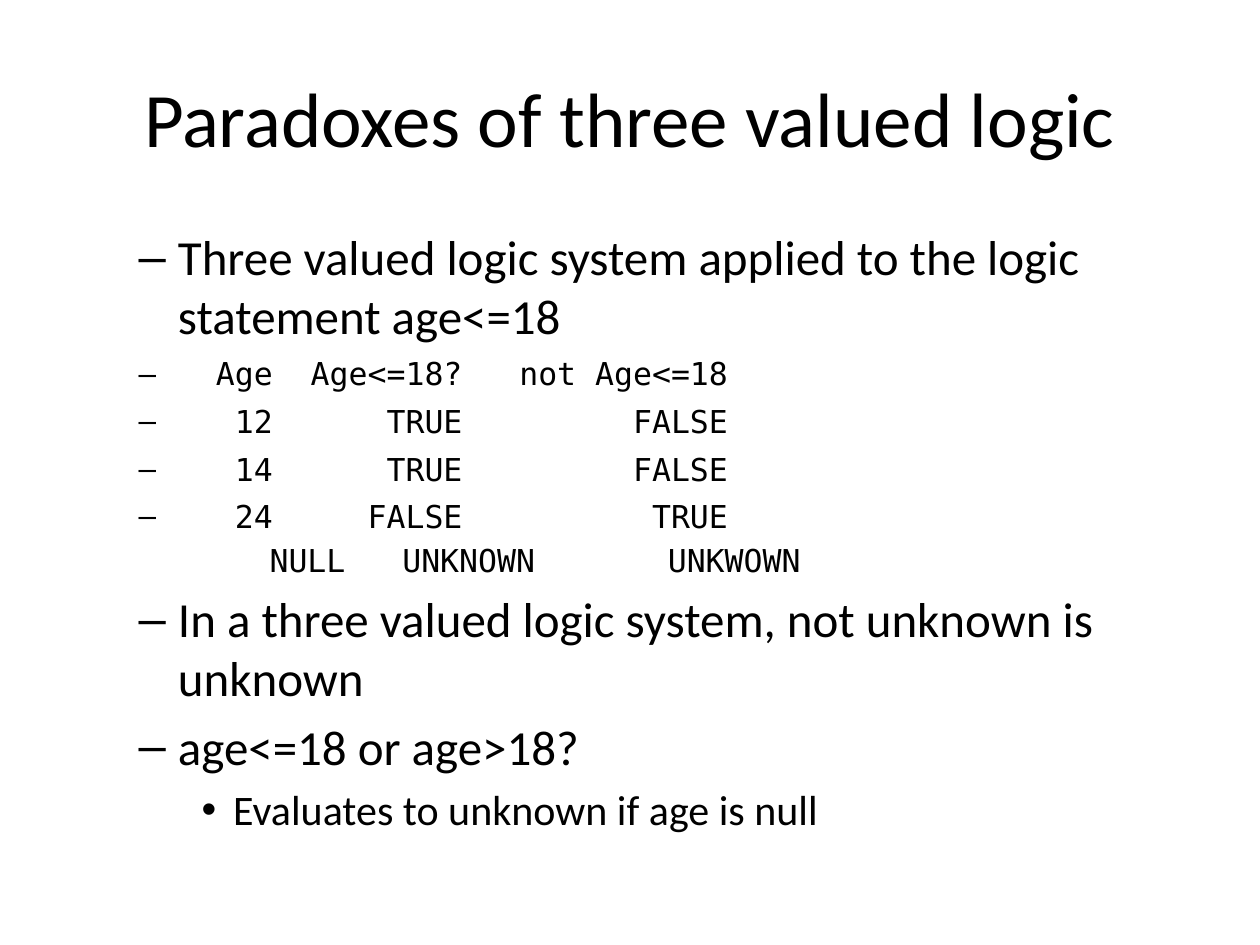
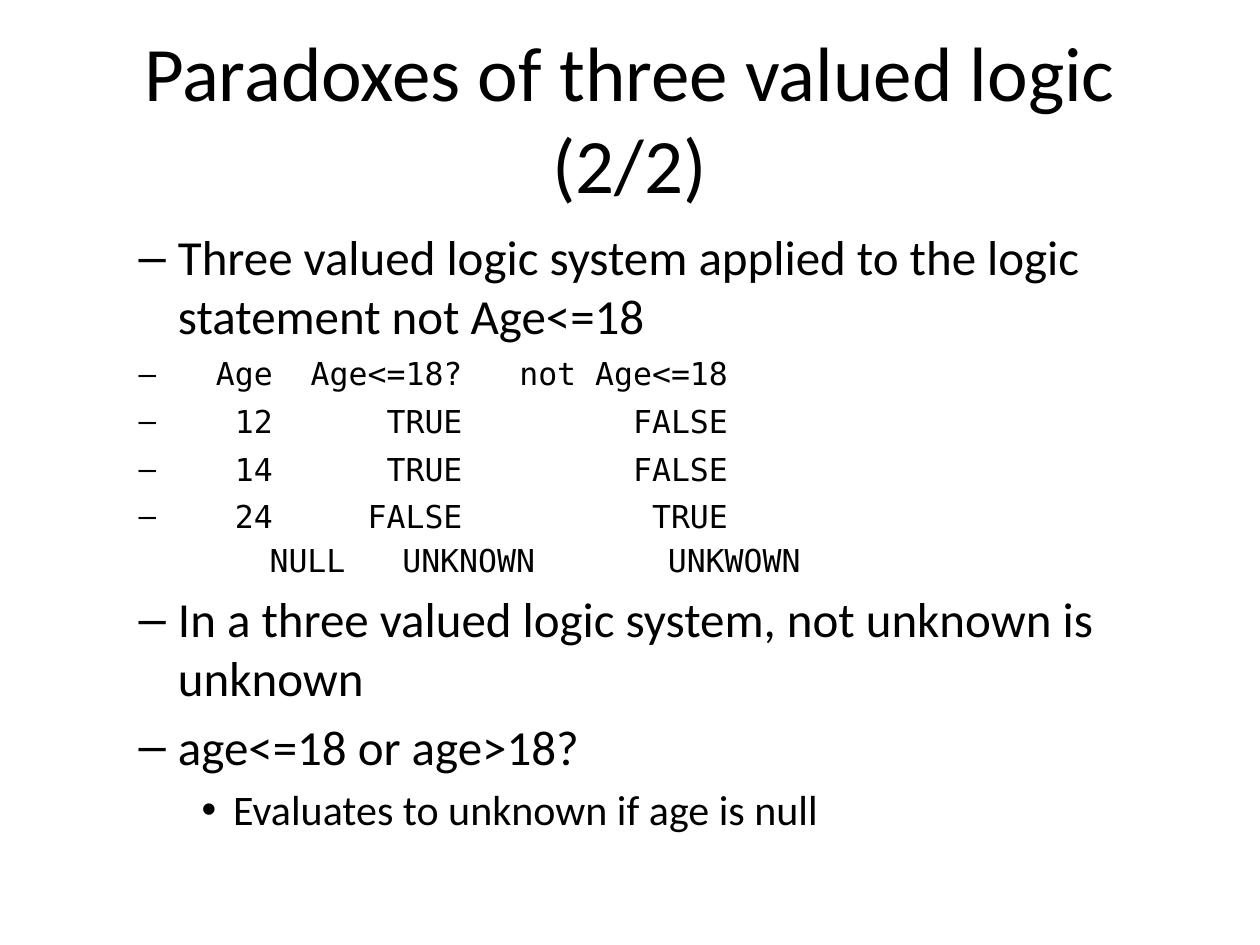
Before and after one commit to pmean/introduction-to-sql, a slide deck: slide 19 of src/null-values.pptx (slide 16 before the commit). Drawn at 1260x945 pixels with LibreOffice and Linux fonts; fonts in the diff are those of the drawing. Boxes give left, top, right and bottom in pixels: in the first picture for what was removed or moved away, otherwise in the second. Text is boxed around its words. In the diff, an @@ line names an element or a change of style, - is before the commit and + after.

```diff
--- a/src/null-values.pptx
+++ b/src/null-values.pptx
@@ title at (144,47,1115,204): text changed @@
-Paradoxes of three valued logic
+Paradoxes of three valued logic (2/2)
@@ text at (178,241,1079,343): text changed @@
-  – Three valued logic system applied to the logic statement age<=18
+  – Three valued logic system applied to the logic statement not Age<=18
```
Also in this commit, not shown: 7 other slides changed, 5 slides added, 1 other file.
